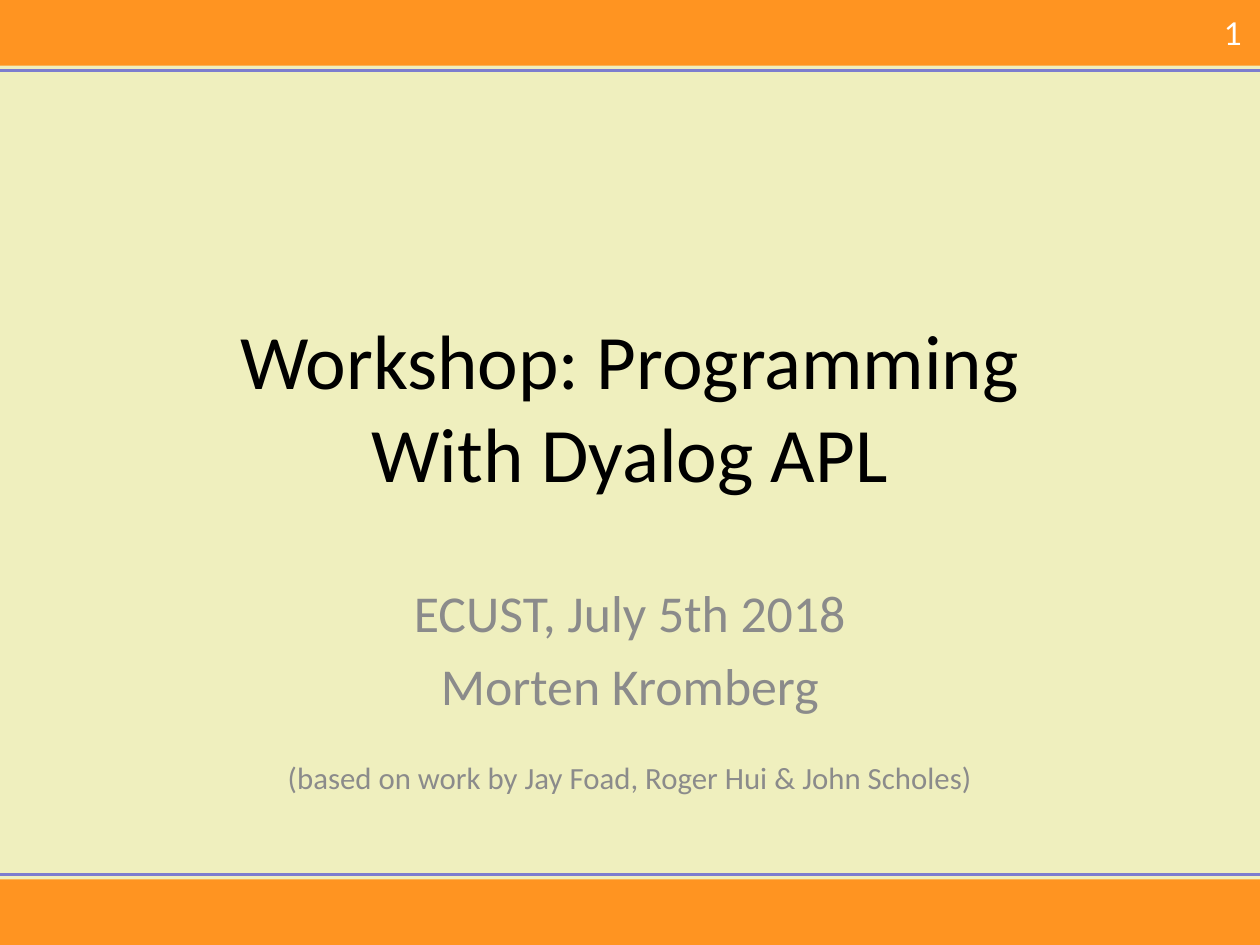
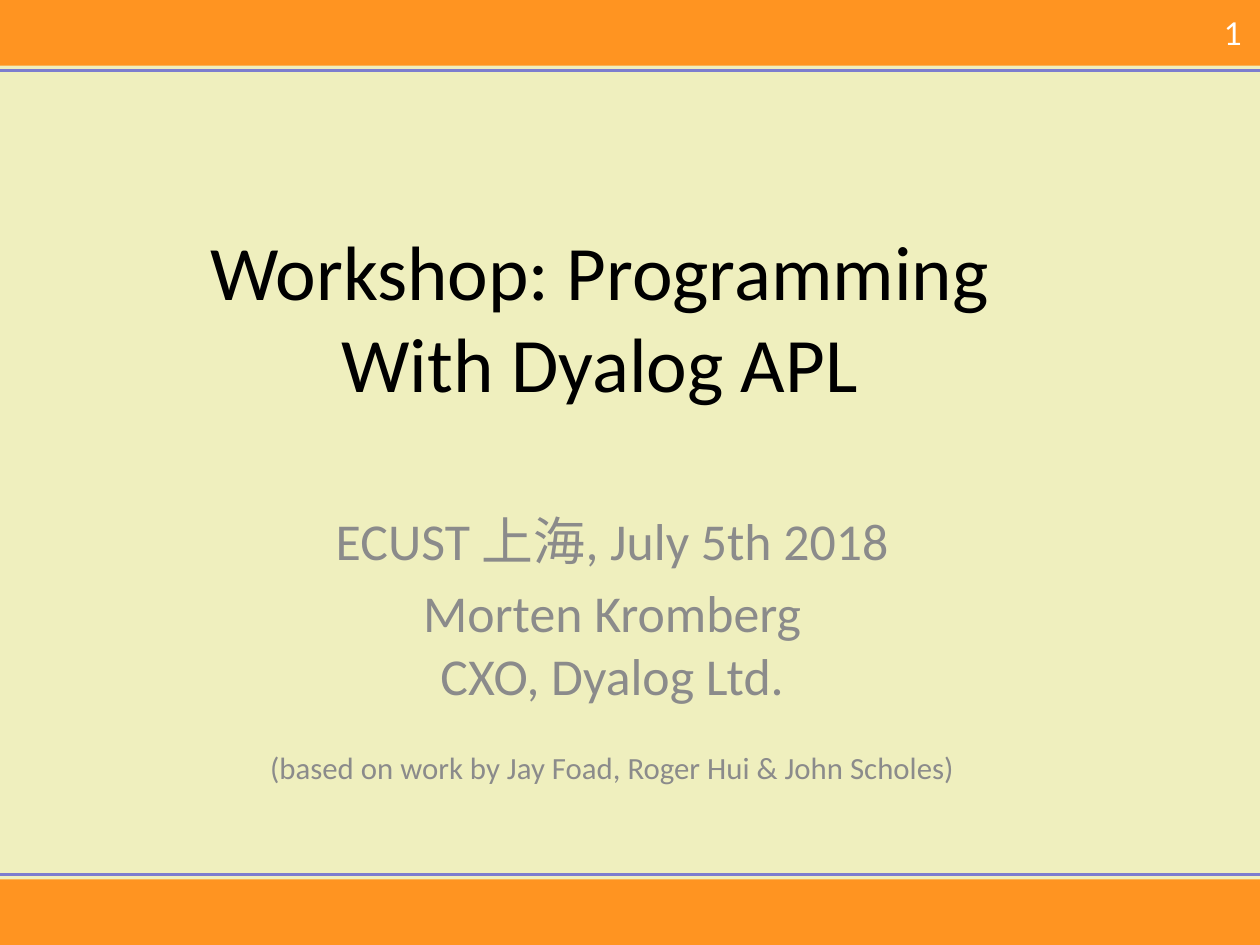
Before and after one commit to mkromberg/ECUST2018, a slide deck: slide 1 of Intro.pptx. Drawn at 1260x945 pixels with LibreOffice and Linux fonts; fonts in the diff are those of the drawing; background and template pictures are left out. Boxes give left, top, right and bottom in pixels: in the first picture for what was removed or moved away, otherwise in the second. Text is boxed around its words. In the diff, an @@ line names an element or a change of style, - is before the commit and + after.

```diff
--- a/Intro.pptx
+++ b/Intro.pptx
@@ title "Workshop: Programming With Dyalog APL": place and size @@
-title "Workshop: Programming With Dyalog APL" at (240,335,1019,496)
+title "Workshop: Programming With Dyalog APL" at (210,246,989,406)
@@ subtitle "ECUST 上海, July 5th 2018": place and size @@
-subtitle "ECUST 上海, July 5th 2018" at (288,596,971,794)
+subtitle "ECUST 上海, July 5th 2018" at (270,516,953,784)
@@ subtitle at (336,516,888,704): text changed @@
-ECUST, July 5th 2018
-Morten Kromberg
+ECUST 上海, July 5th 2018
+Morten Kromberg
+CXO, Dyalog Ltd.
```
Also in this commit, not shown: 6 other slides changed, 5 slides added, 7 slides removed, 1 other file.
